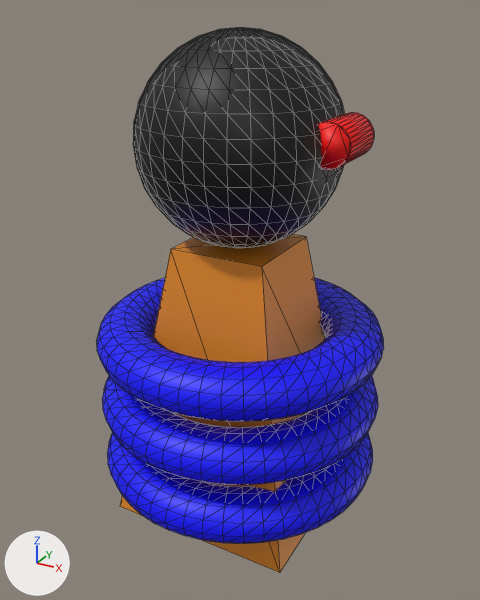
Two versions of the glTF model assets/blender/export/simple_drone.glb, one commit apart.
One viewpoint serves both versions: a camera (50 mm lens) standing at (3.06, -5.57, 5.16) and looking at (0.02, -0.04, 2.39). Arrows for +X, +Y and +Z are at lower left; the lights stay in place. The picture after the commit comes second. Mesh edges are drawn as thin lines. Where no turn or scale is listed for an object, it has been applied to the vertices.
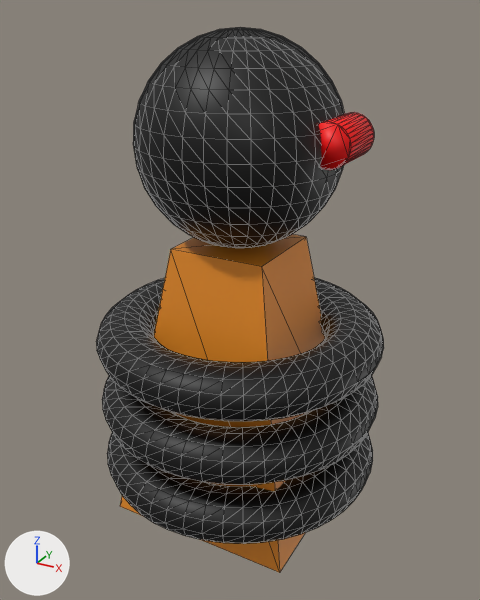
Diff of the bpy script that builds the scene:
```diff
--- a/assets/blender/export/simple_drone.glb.py
+++ b/assets/blender/export/simple_drone.glb.py
@@ me_torus @@
 me_torus.from_pydata(...)  # 576 vertices, 1152 faces; spans x -1.5..1.5, y -1.5..1.5, z -0.25..0.25
-me_torus.materials.append(mat_blue)  # blue #0000ff
+me_torus.materials.append(mat_black)  # black #000000
@@ me_torus_001 @@
 me_torus_001.from_pydata(...)  # 576 vertices, 1152 faces; spans x -1.5..1.5, y -1.5..1.5, z -0.25..0.25
-me_torus_001.materials.append(mat_blue)  # blue #0000ff
+me_torus_001.materials.append(mat_black)  # black #000000
@@ me_torus_002 @@
 me_torus_002.from_pydata(...)  # 576 vertices, 1152 faces; spans x -1.5..1.5, y -1.5..1.5, z -0.25..0.25
-me_torus_002.materials.append(mat_blue)  # blue #0000ff
+me_torus_002.materials.append(mat_black)  # black #000000
```

Where the change shows, as pixel boxes [x1, y1, x2, y2] in the pictures (480 x 600 px):
'Torus.002', recoloured: [97, 278, 384, 421] in both
'Torus.001', recoloured (blue to black): [102, 376, 378, 485] in both
'Torus', recoloured (blue to black): [107, 432, 373, 544] in both
